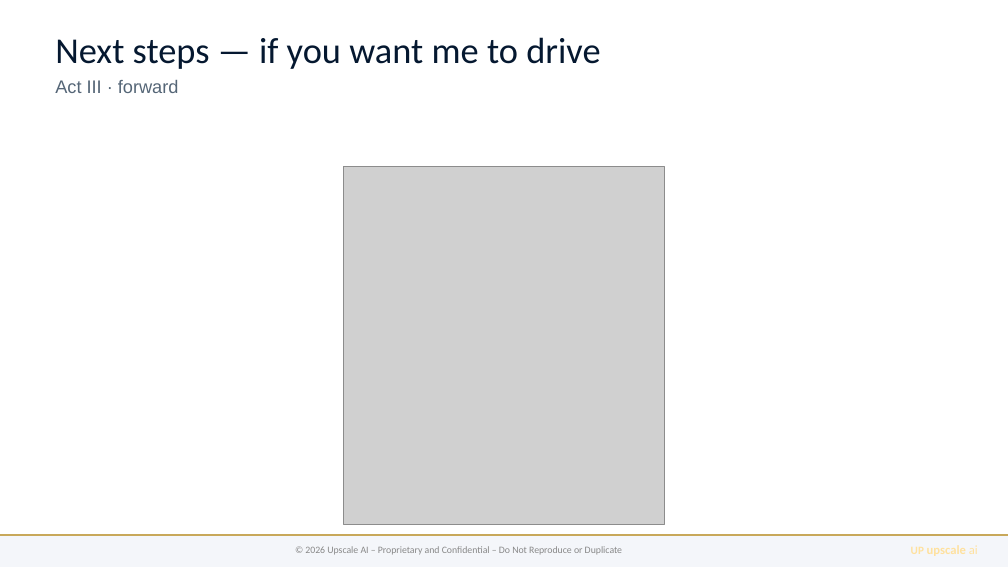
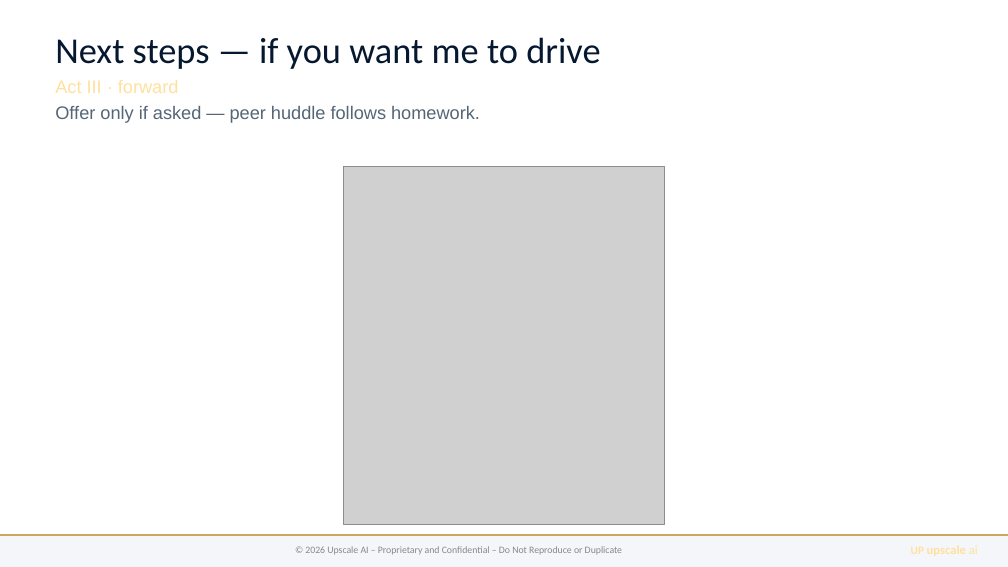
Before and after one commit to upscale-ai-network/agent-template, a slide deck: slide 8 of dt122/bugatti-qos-ccc.pptx. Drawn at 1008x567 pixels with LibreOffice and Linux fonts; fonts in the diff are those of the drawing; grey boxes stand for pictures. Boxes give left, top, right and bottom in pixels: in the first picture for what was removed or moved away, otherwise in the second. Text is boxed around its words. In the diff, an @@ line names an element or a change of style, - is before the commit and + after.

```diff
--- a/dt122/bugatti-qos-ccc.pptx
+++ b/dt122/bugatti-qos-ccc.pptx
@@ text "Next steps — if you ..." at <box>55,37,600,123</box>: text colour #556677 to #FFE19E in "Act III · forward" @@
@@ text at <box>55,106,480,123</box>: paragraph added @@
+Offer only if asked — peer huddle follows homework.
```
Also in this commit, not shown: 6 other slides changed, 7 other files.
